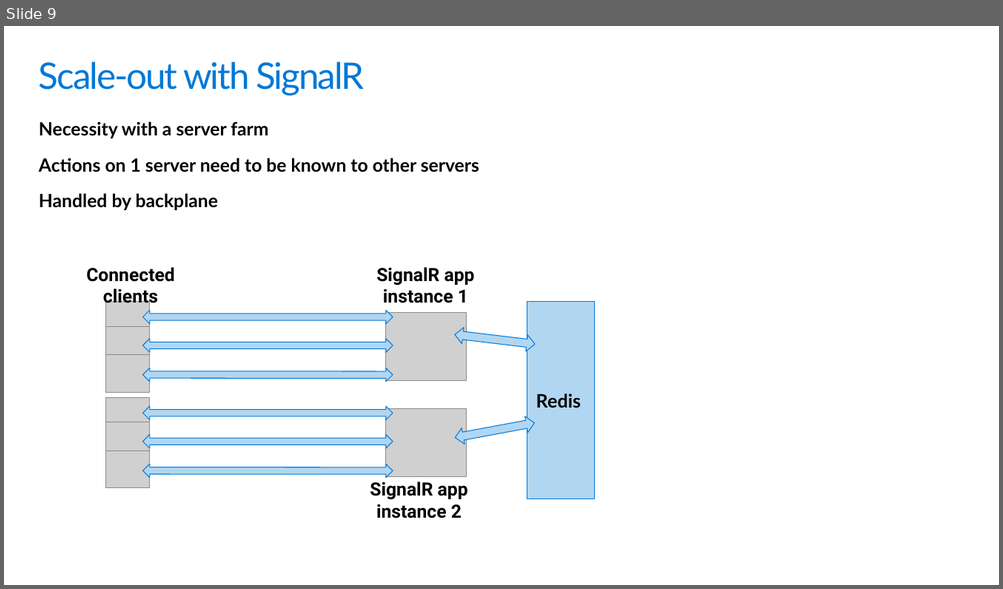
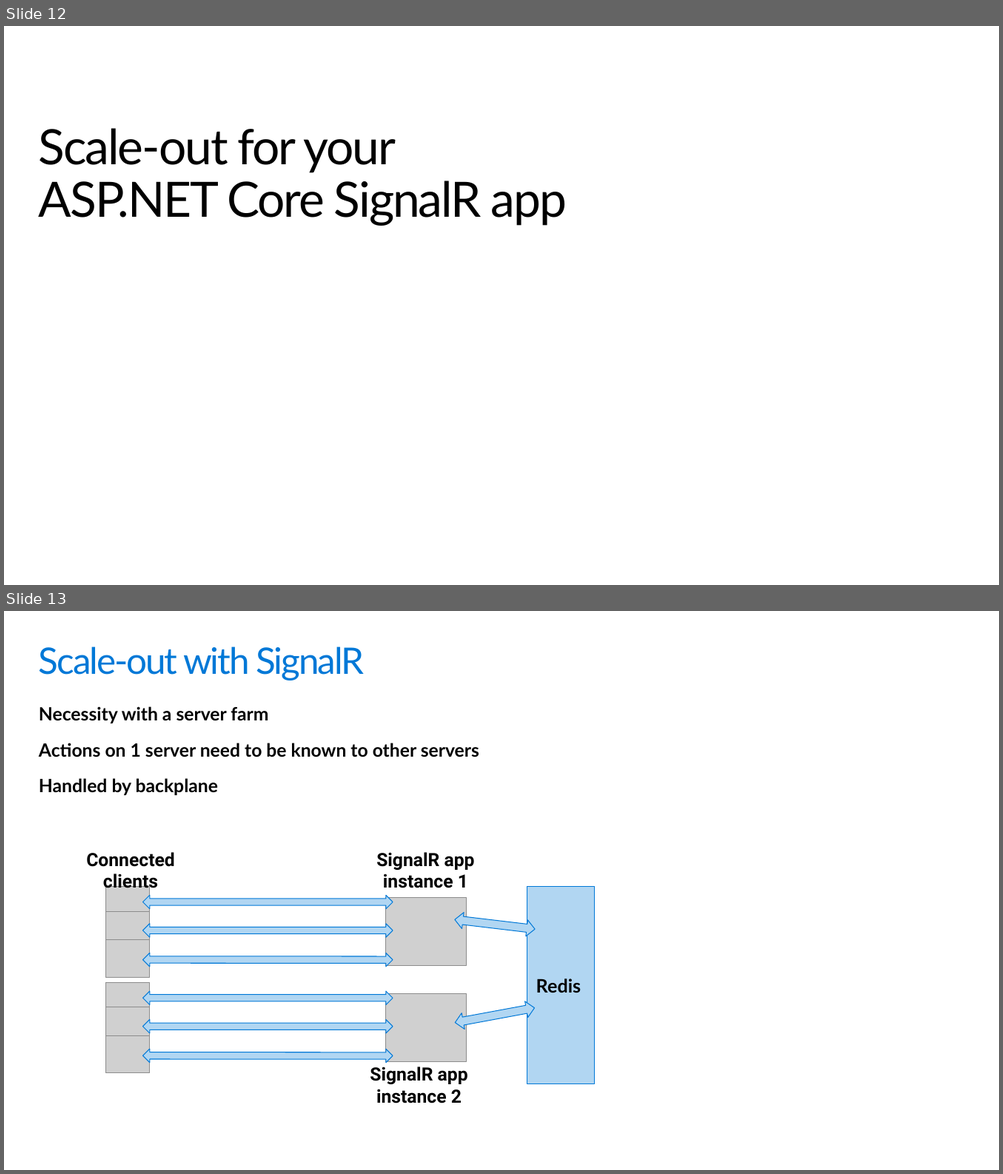
Before and after one commit to scottaddie/slide-decks, a slide deck: Building the Real-time Web with SignalR.pptx. Shown one above the other, each under a label of ours: slide 9 before the commit, slides 12 and 13 after it. The pictures are 1003x589 and 1003x1174 pixels, drawn with LibreOffice and Linux fonts; fonts in the diff are those of the drawing; grey boxes stand for pictures; background and template pictures are left out. Boxes give left, top, right and bottom in pixels: in the first picture for what was removed or moved away, otherwise in the second. Text is boxed around its words. In the diff, an @@ line names an element or a change of style, - is before the commit and + after.

Commit message:
Edits to SignalR slides

```diff
--- a/Building the Real-time Web with SignalR.pptx
+++ b/Building the Real-time Web with SignalR.pptx
@@ slide 12 added at <box>4,26,999,585</box>, background picture (left out) @@
@@ title added at <box>39,128,566,226</box>, 48 pt, text #000000 @@
+Scale-out for your
+ASP.NET Core SignalR app
@@ what was slide 9 is now slide 13 @@
```
Also in this commit, not shown: 6 slides changed, 4 other slides added.
